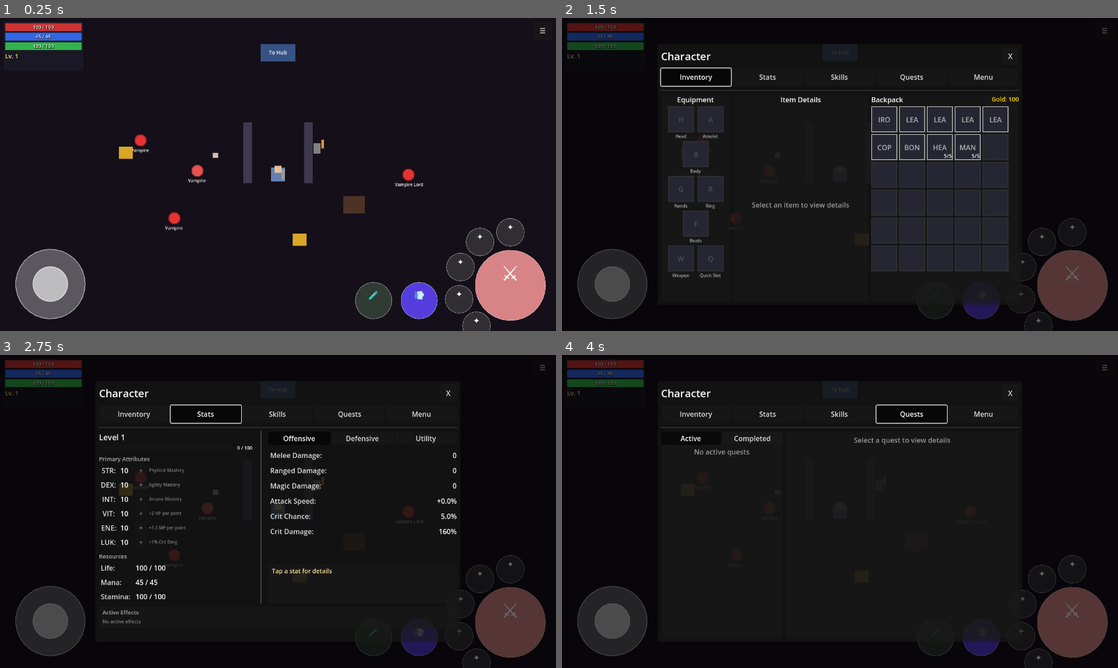
Above: before the commit, frames 1-4 (two rows, left to right).
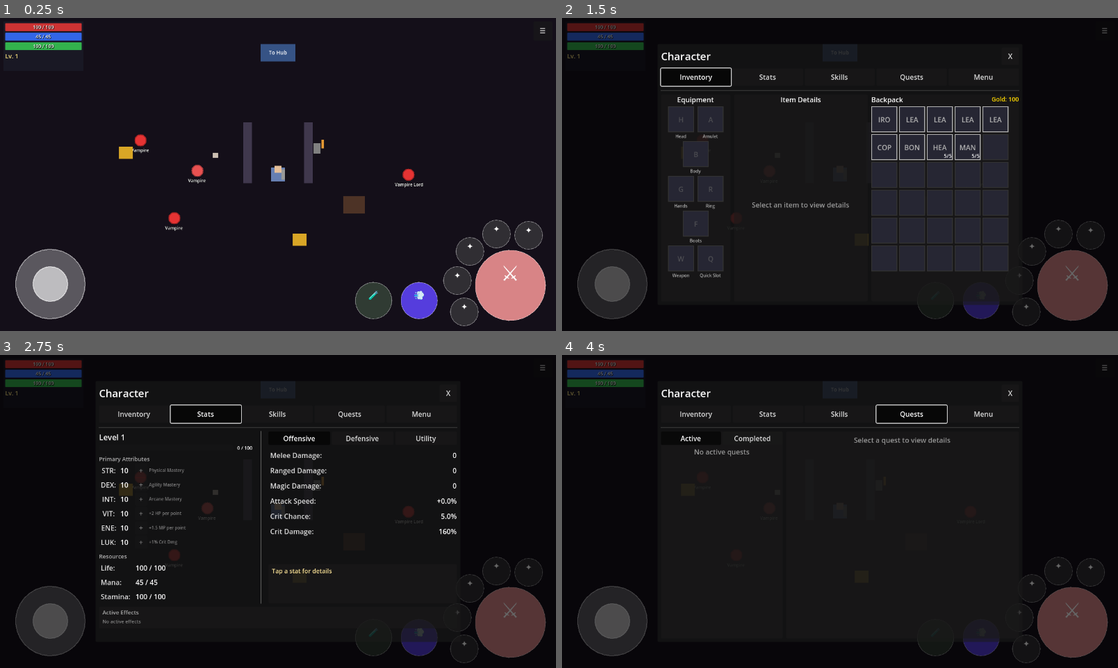
Above: after the commit, the same moments.

Repository: MatousHruska/MobileTestia
Game: Godot game, scene res://scenes/world/zone_crypt.tscn
Two runs of this game, one before a commit and one after it. Both use one fixed random seed, a clock stepped at 60 frames per second and the inputs below. This scene is started directly instead of the project's main scene.
Inputs:
- Up to frame 1 (0.25 s): no input
- Up to frame 2 (1.5 s): click "☰" at 0.5 s; click "Inventory" at 1.25 s
- Up to frame 3 (2.75 s): click "Stats" at 2 s
- Up to frame 4 (4 s): click "Skills" at 2.75 s; click "Quests" at 3.5 s

The runs differ from the first frame. In frame 1, 1.7% of the frame differs, in the area x 79-98%, y 63-100%; in frame 2, 0.2%; in frame 3, 0.2%; in frame 4, 0.2%.

Commit message:
Center ability arc at 220 degrees

Diff:
--- a/resources/combat_hud_config.tres
+++ b/resources/combat_hud_config.tres
@@ -15,8 +15,8 @@
 ability_no_mana_color = Color(0.3, 0.3, 0.5, 0.7)
 ability_cooldown_color = Color(0.2, 0.2, 0.2, 0.6)
 arc_distance = 122.0
-arc_start_angle = 130.0
-arc_end_angle = 270.0
+arc_start_angle = 150.0
+arc_end_angle = 290.0
 dodge_radius = 42.0
 dodge_color = Color(0.38, 0.27, 1, 0.85)
 dodge_pressed_color = Color(0.55, 0.45, 1, 0.95)
